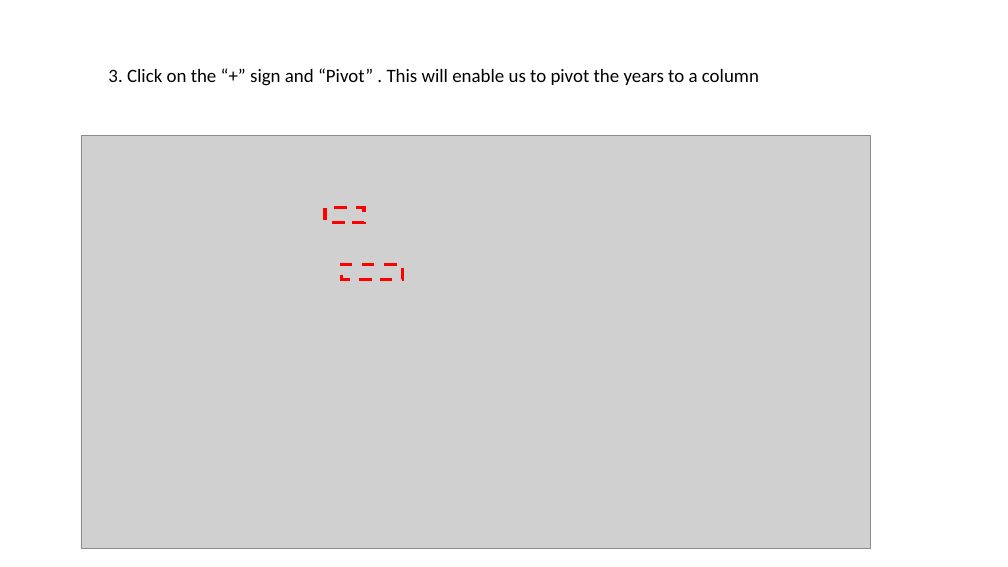
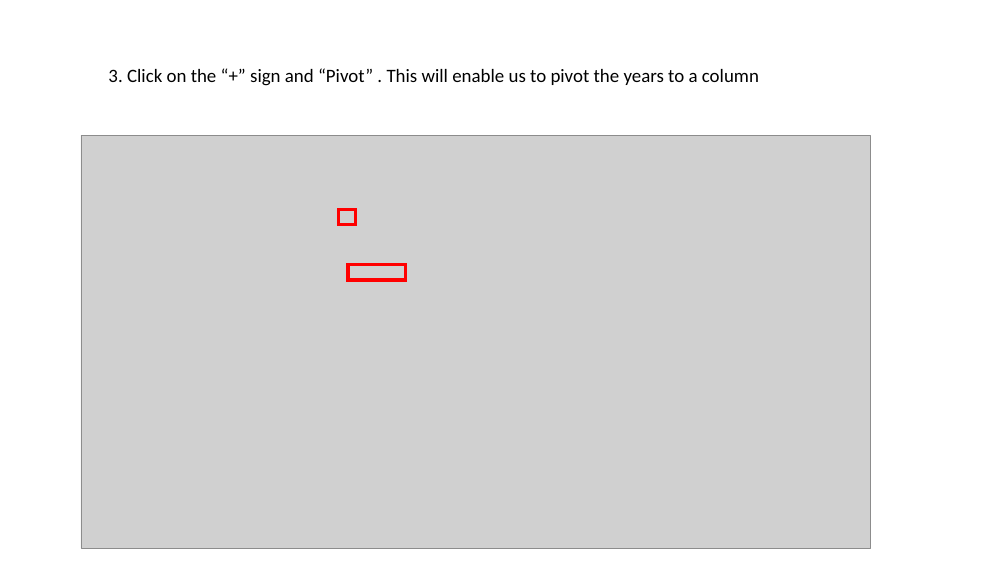
Before and after one commit to jieyuanzjy/VA, a slide deck: slide 4 of _site/DataViz_Makeover/DataViz_Makeover1/Steps.pptx. Drawn at 1008x567 pixels with LibreOffice and Linux fonts; fonts in the diff are those of the drawing; grey boxes stand for pictures. Boxes give left, top, right and bottom in pixels: in the first picture for what was removed or moved away, otherwise in the second. Text is boxed around its words. In the diff, an @@ line names an element or a change of style, - is before the commit and + after.

```diff
--- a/_site/DataViz_Makeover/DataViz_Makeover1/Steps.pptx
+++ b/_site/DataViz_Makeover/DataViz_Makeover1/Steps.pptx
@@ rectangle at <box>338,209,355,225</box>: outline #FF0000 3 pt dashed to #FF0000 3 pt @@
@@ rectangle: place and size @@
-rectangle at <box>325,207,364,222</box>
+rectangle at <box>338,209,355,225</box>
@@ rectangle: place and size @@
-rectangle at <box>342,265,403,280</box>
+rectangle at <box>348,265,405,280</box>
@@ rectangle at <box>348,265,405,280</box>: outline #FF0000 3 pt dashed to #FF0000 3 pt @@
```
Also in this commit, not shown: 2 other slides changed, 1 slide added, 1 slide removed, 7 other files.
